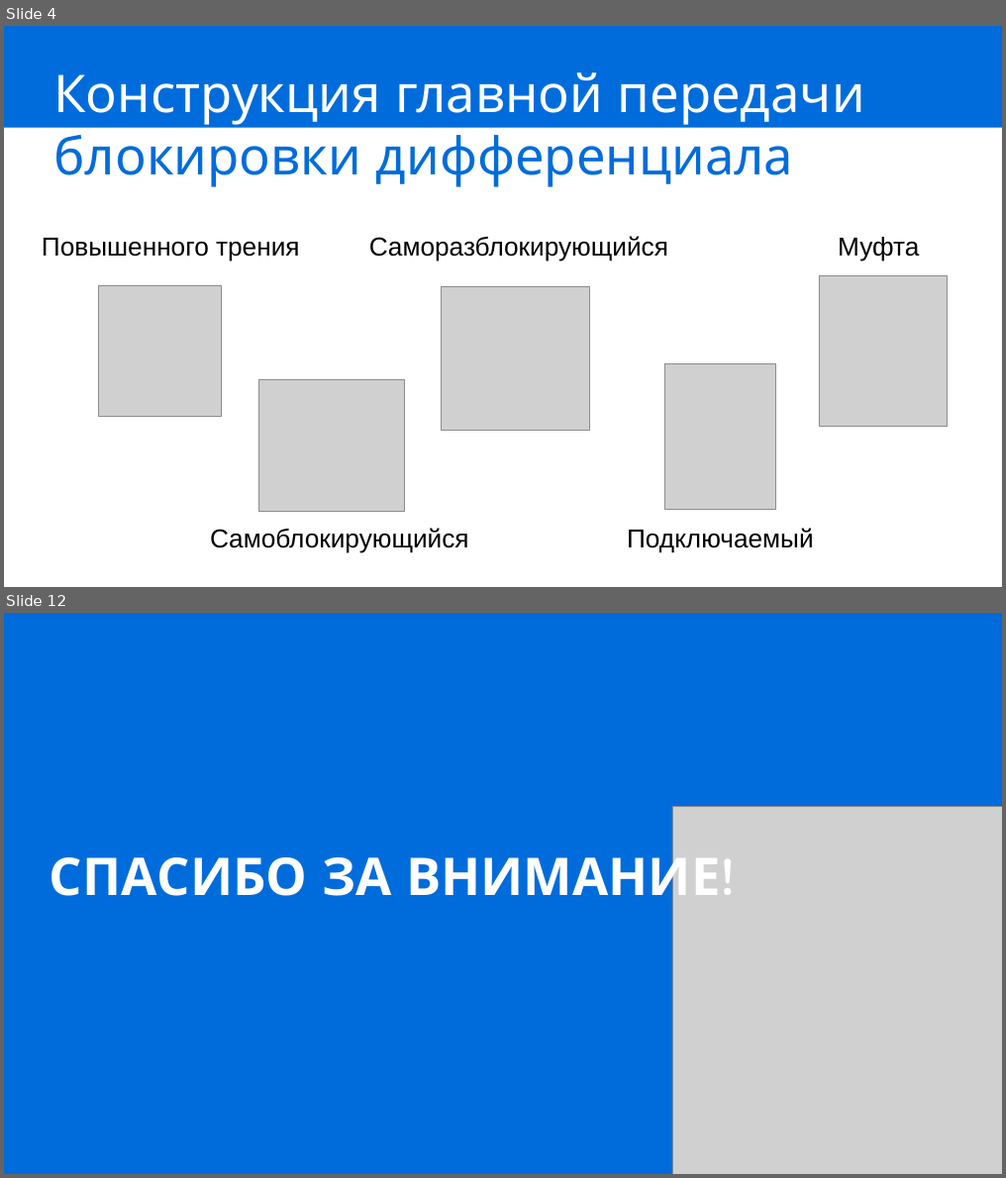
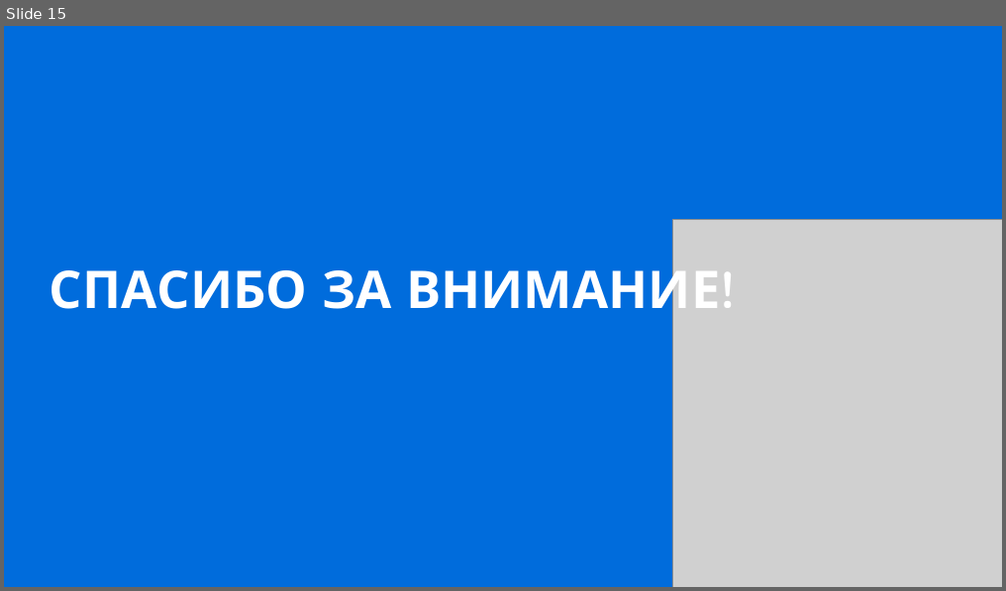
Before and after one commit to IbrahimDzheby/Diplom, a slide deck: НИРС2/Защита.pptx. Shown one above the other, each under a label of ours: slides 4 and 12 before the commit, slide 15 after it; the slides between them are not shown. The pictures are 1006x1178 and 1006x591 pixels, drawn with LibreOffice and Linux fonts; fonts in the diff are those of the drawing; grey boxes stand for pictures. Boxes give left, top, right and bottom in pixels: in the first picture for what was removed or moved away, otherwise in the second. Text is boxed around its words. In the diff, an @@ line names an element or a change of style, - is before the commit and + after.

```diff
--- a/НИРС2/Защита.pptx
+++ b/НИРС2/Защита.pptx
@@ slide 4 removed at [4, 26, 1002, 587], background #FFFFFF @@
@@ rectangle removed at [4, 26, 1002, 128] @@
@@ title removed at [54, 73, 865, 187] @@
-Конструкция главной передачи
-блокировки дифференциала
@@ text removed at [42, 238, 299, 262] @@
-Повышенного трения
@@ text removed at [369, 236, 668, 262] @@
-Саморазблокирующийся
@@ text removed at [838, 237, 919, 262] @@
-Муфта
@@ picture removed at [98, 285, 222, 416] @@
@@ picture removed at [442, 287, 589, 431] @@
@@ picture removed at [819, 276, 947, 427] @@
@@ picture removed at [259, 380, 405, 512] @@
@@ picture removed at [664, 365, 776, 509] @@
@@ text removed at [210, 528, 469, 554] @@
-Самоблокирующийся
@@ text removed at [627, 528, 814, 554] @@
-Подключаемый
@@ what was slide 12 is now slide 15 @@
```
Also in this commit, not shown: 1 slide changed, 13 slides added, 9 other slides removed, 12 other files.
